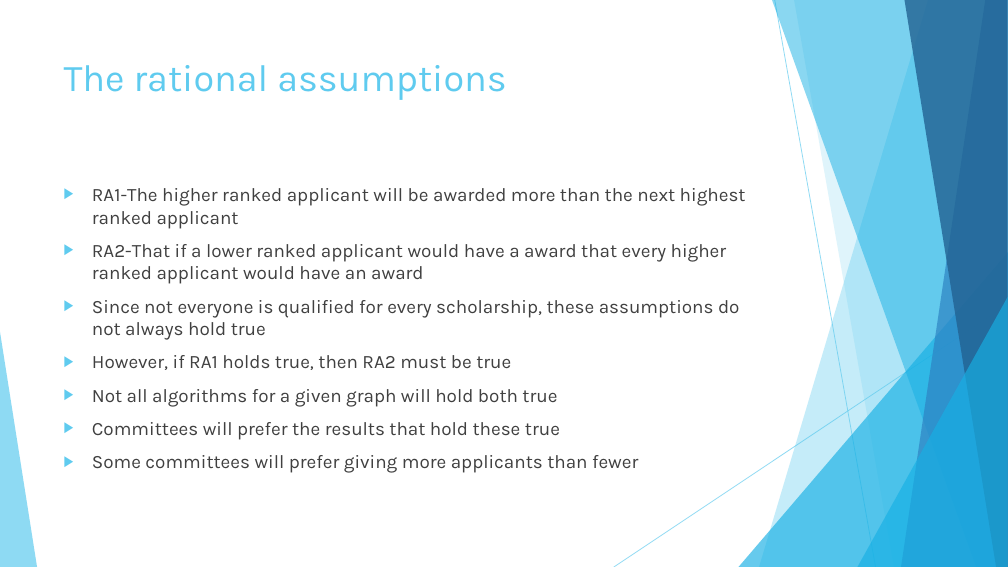
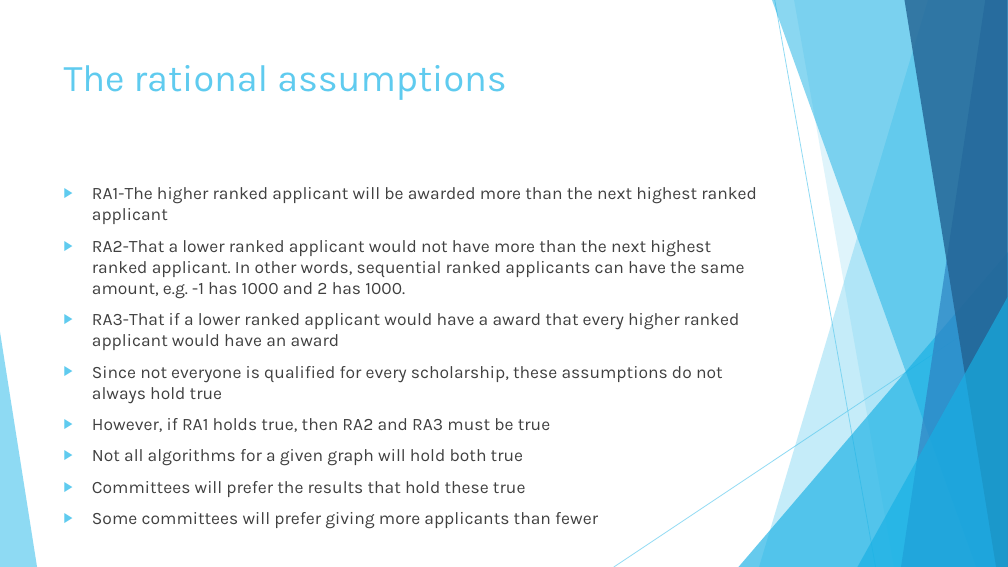
Before and after one commit to dmerson/ArizonaMastersCapstone, a slide deck: slide 11 of Documents/Basic Scholarship Awarding Graphs.pptx. Drawn at 1008x567 pixels with LibreOffice and Linux fonts; fonts in the diff are those of the drawing. Boxes give left, top, right and bottom in pixels: in the first picture for what was removed or moved away, otherwise in the second. Text is boxed around its words. In the diff, an @@ line names an element or a change of style, - is before the commit and + after.

Commit message:
Added RA3 , number of awardees, and max and min award. Max and min are not really what I want and I need to redo them.

```diff
--- a/Documents/Basic Scholarship Awarding Graphs.pptx
+++ b/Documents/Basic Scholarship Awarding Graphs.pptx
@@ text at (x1=92, y1=187, x2=757, y2=497): size 18 to 16.6 pt in "RA1-The higher ranked applicant will be awarded ...", "Since not everyone is qualified for every ...", "Not all algorithms for a given graph ...", "Committees will prefer the results that hold ..." and 1 more places @@
@@ text at (x1=92, y1=240, x2=744, y2=350): text changed; size 18 to 16.6 pt @@
-▶ RA2-That if a lower ranked applicant would have a award that every higher ranked applicant would have an award
+▶ RA2-That a lower ranked applicant would not have more than the next highest ranked applicant. In other words, sequential ranked applicants can have the same amount, e.g. -1 has 1000 and 2 has 1000.
+▶ RA3-That if a lower ranked applicant would have a award that every higher ranked applicant would have an award
@@ text at (x1=92, y1=418, x2=550, y2=432): text changed; size 18 to 16.6 pt @@
-▶ However, if RA1 holds true, then RA2 must be true
+▶ However, if RA1 holds true, then RA2 and RA3 must be true
```
Also in this commit, not shown: 7 other files.
